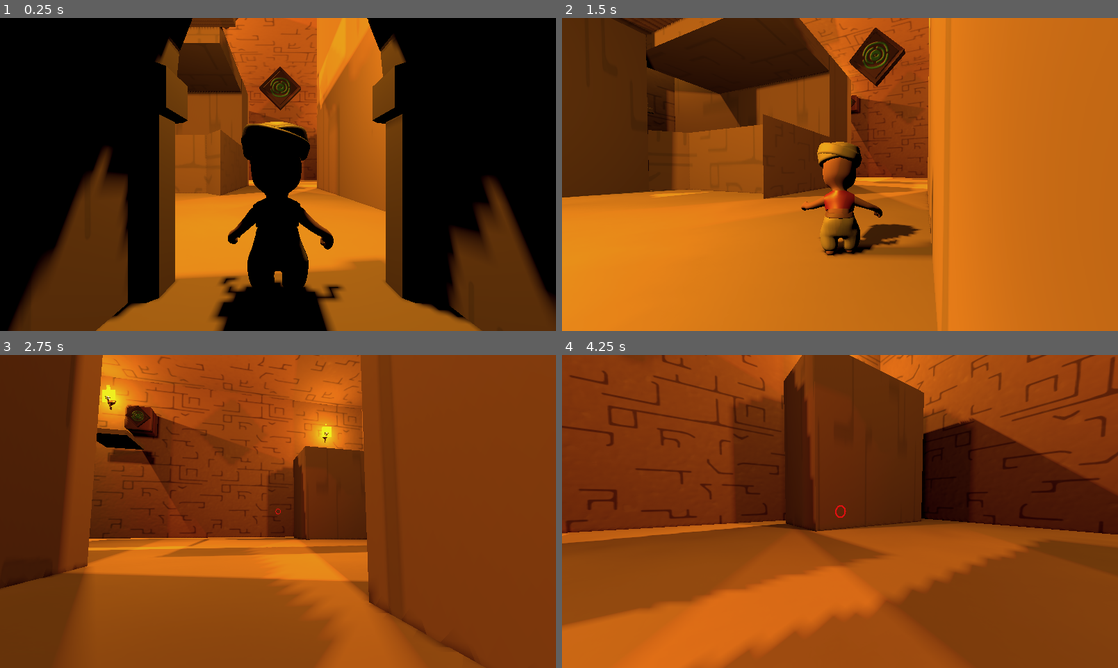
Above: before the commit, frames 1-4 (two rows, left to right).
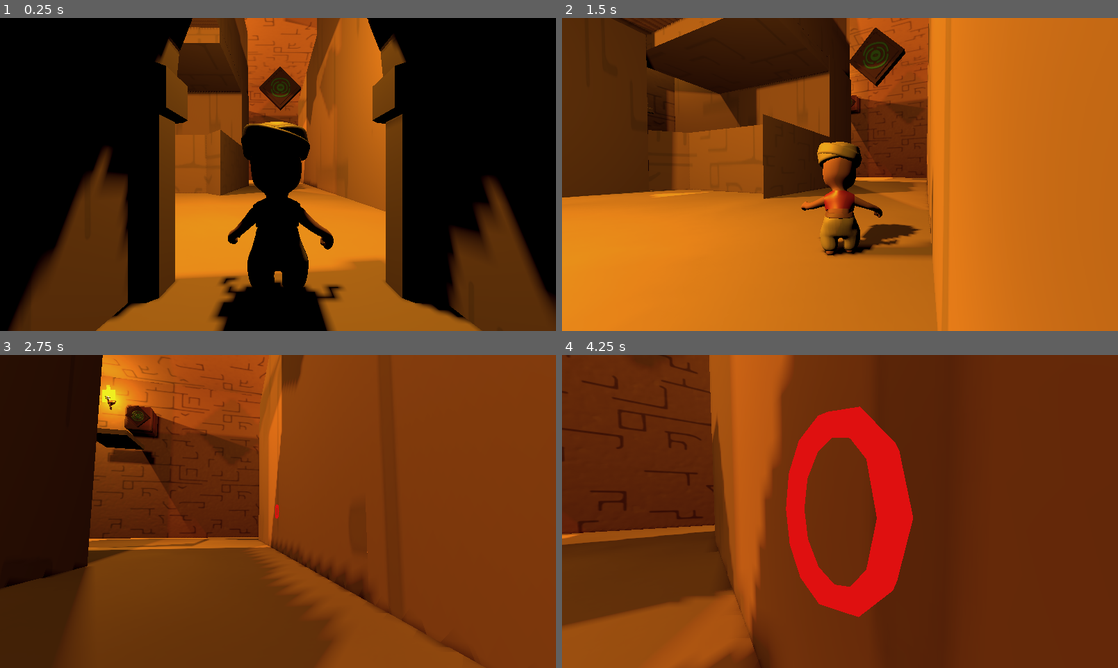
Above: after the commit, the same moments.

Repository: Cammymoop/GWProj
Game: Godot game, scene res://scenes/test_world_three.tscn
The game is run twice, just before and just after one commit, with the same random seed, the same clock (stepped at 60 frames per second) and the same inputs. This scene is started directly instead of the project's main scene.
Inputs (mouse positions are in pixels of both pictures, inside the frame that each line leads up to):
- Up to frame 1 (0.25 s): no input
- Up to frame 2 (1.5 s): move the mouse to (867, 174) at 0.52 s; hold W (forward) from 0.53 s (still down); click (867, 174) at 0.6 s; tap Space (jump) at 0.77 s; move the mouse to (812, 174) at 1.27 s; click (812, 174) at 1.35 s
- Up to frame 3 (2.75 s): keep holding W (forward); tap Space (jump) at 1.52 s; move the mouse to (289, 505) at 2.02 s; click (289, 505) at 2.1 s
- Up to frame 4 (4.25 s): keep holding W (forward); move the mouse to (834, 517) at 2.77 s; click (834, 517) at 2.85 s; tap Space (jump) at 3.02, 3.77 s; move the mouse to (878, 514) at 3.52 s; click (878, 514) at 3.6 s

The runs differ from the first frame. In frame 1, 4.6% of the frame differs, in the area x 36-67%, y 0-58%; in frame 2, 6.3%; in frame 3, 51%; in frame 4, 82%, in the area x 0-100%, y 0-100%.

Commit message:
Level stuff

Diff:
--- a/scenes/test_world_three.tscn
+++ b/scenes/test_world_three.tscn
@@ -16,7 +16,6 @@
 [ext_resource type="Material" uid="uid://cpolpeq4n76ow" path="res://meshes/materials/Gold.tres" id="14_udr65"]
 [ext_resource type="PackedScene" uid="uid://cwbsc277cjifb" path="res://scenes/LevelElements/special/moving_platform_big.tscn" id="15_bw54j"]
 [ext_resource type="PackedScene" uid="uid://biwvlqh62yhtp" path="res://scenes/LevelElements/building blocks/pillar_small.tscn" id="16_crjff"]
-[ext_resource type="PackedScene" uid="uid://donak7j6fuc3r" path="res://scenes/LevelElements/special/moving_platform_wide.tscn" id="17_p78uj"]
 
 [sub_resource type="ProceduralSkyMaterial" id="ProceduralSkyMaterial_5as67"]
 
@@ -475,6 +474,9 @@
 [node name="Mesh_Platform_Small4" parent="." instance=ExtResource("9_mr3cc")]
 transform = Transform3D(2.28301, 0, 0, 0, 6.98422, 0, 0, 0, 2.28301, 5.25904, -2.76389, -18.8075)
 
+[node name="Mesh_Platform_Small6" parent="." instance=ExtResource("9_mr3cc")]
+transform = Transform3D(8.89529, 0, 0, 0, 8.30289, 0, 0, 0, 8.89529, -8.58649, -9.98628, -11.4035)
+
 [node name="Mesh_GrappleTarget" parent="." instance=ExtResource("10_gduh7")]
 transform = Transform3D(2.35722, 0, 0, 0, 2.35722, 0, 0, 0, 2.35722, 1.47989, 7.63986, 2.72573)
 
@@ -482,7 +484,7 @@
 transform = Transform3D(-1.67341e-07, -3.82832, 1.67341e-07, 0, -1.67341e-07, -3.82832, 3.82832, -1.67341e-07, 7.31472e-15, -14.0537, 18.6833, 6.63208)
 
 [node name="Mesh_GrappleTarget4" parent="." instance=ExtResource("10_gduh7")]
-transform = Transform3D(3.82832, 1.42109e-14, 0, 0, -1.67341e-07, -3.82832, -1.42109e-14, 3.82832, -1.67341e-07, -5.38942, 18.6833, -0.936711)
+transform = Transform3D(3.82832, 1.42109e-14, 0, 1.42109e-14, -3.82832, 3.34683e-07, 6.21176e-22, -3.34683e-07, -3.82832, -8.68293, 13.5582, 9.80911)
 
 [node name="Mesh_PlatformLong1" parent="." instance=ExtResource("11_gmyub")]
 transform = Transform3D(1.32876, 0, 0, 0, 2.28206, 0, 0, 0, 1.67902, -7.0808, -1.86648, 6.40691)
@@ -502,8 +504,14 @@
 [node name="Mesh_PlatformLong7" parent="." instance=ExtResource("12_bguen")]
 transform = Transform3D(-1.59656e-07, 0, -1.5442, 0, 12.1608, 0, 3.6525, 0, -6.74993e-08, 7.41505, -1.86648, 16.1831)
 
+[node name="Mesh_PlatformLong9" parent="." instance=ExtResource("12_bguen")]
+transform = Transform3D(-1.59656e-07, 0, -1.5442, 0, 12.1608, 0, 3.6525, 0, -6.74993e-08, 7.41505, -8.57008, -1.82882)
+
 [node name="Mesh_PlatformLong5" parent="." instance=ExtResource("12_bguen")]
-transform = Transform3D(1.46874, 0, 0, 0, 12.1608, 0, 0, 0, 1.5442, -6.67403, 8.29022, 12.4515)
+transform = Transform3D(1.32915, 0, 0, 0, 12.1608, 0, 0, 0, 1.5442, -7.12829, 8.29022, 12.4515)
+
+[node name="Mesh_PlatformLong10" parent="." instance=ExtResource("12_bguen")]
+transform = Transform3D(0, 0, 0.371609, 0, 4.2542, 0, -1.62224, 0, 7.17185e-09, -2.83941, 8.29022, 4.06666)
 
 [node name="Mesh_PlatformLong4" parent="." instance=ExtResource("12_bguen")]
 transform = Transform3D(1.71089, 0, 0, 0, 0.7635, 0, 0, 0, 2.25892, -8.53227, 7.34667, 6.41179)
@@ -539,20 +547,11 @@
 [node name="Mesh_GrappleTarget3" parent="." instance=ExtResource("10_gduh7")]
 transform = Transform3D(1.59777, 0, 0, 0, 1.59777, 0, 0, 0, 1.59777, -9.16817, 12.8034, -20.5335)
 
-[node name="Mesh_PillarSmall2" parent="." instance=ExtResource("16_crjff")]
-transform = Transform3D(-2.71979, -1.58514e-07, 1.03933e-14, 0, -7.92572e-08, -2.71979, 2.37772e-07, -1.81319, 1.18886e-07, 15.8769, 12.7222, 24.4518)
-
 [node name="Mesh_GrappleTarget5" parent="." instance=ExtResource("10_gduh7")]
-transform = Transform3D(-1.59777, 0, -1.39682e-07, 0, 1.59777, 0, 1.39682e-07, 0, -1.59777, 15.8789, 12.8034, 20.9008)
+transform = Transform3D(-3.04108, 0, -2.6586e-07, 0, 3.04108, 0, 2.6586e-07, 0, -3.04108, 15.8789, 13.0397, 22.246)
 
 [node name="Node3D2" type="Node3D" parent="."]
 transform = Transform3D(1, 0, 0, 0, 1, 0, 0, 0, 1, 15.9984, 13.8128, 13.3012)
 
-[node name="MovingPlatform" parent="Node3D2" instance=ExtResource("17_p78uj")]
-transform = Transform3D(2.65681, 0, 0, 0, -1.16133e-07, 2.65681, 0, -2.65681, -1.16133e-07, -3.52293, 0, 0)
-activation_mode = 1
-end_position_node = NodePath("../EndPos")
-always_active = true
-
 [node name="EndPos" type="Marker3D" parent="Node3D2"]
 transform = Transform3D(1, 0, 0, 0, 1, 0, 0, 0, 1, 3.68832, 0, 0)
Not shown: 1 places in scenes/test_world_three.tscn that only renumber resources
